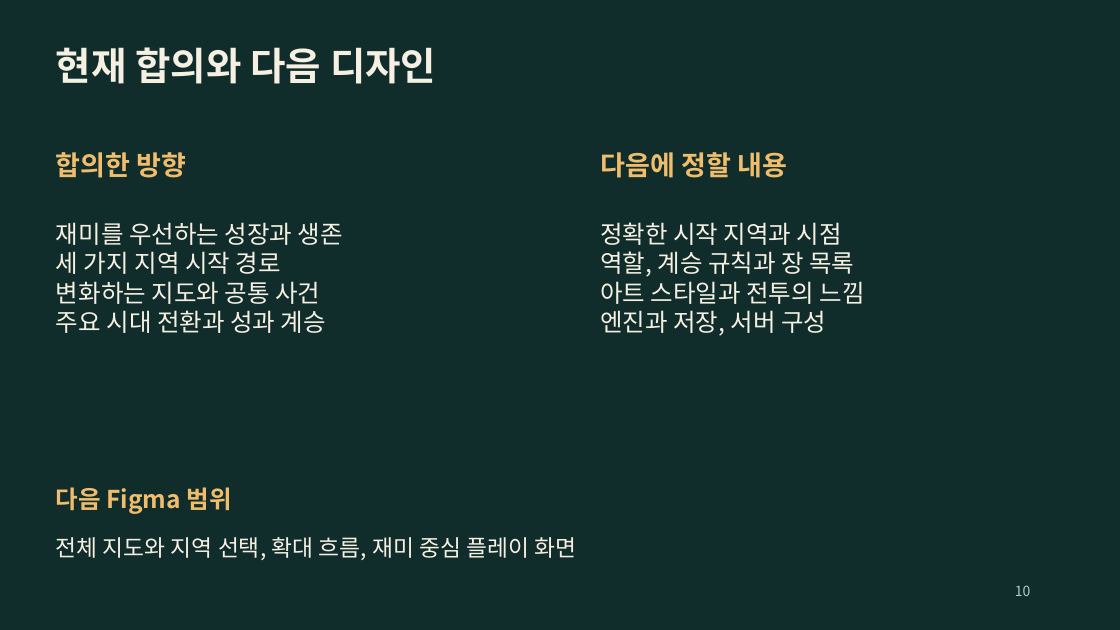
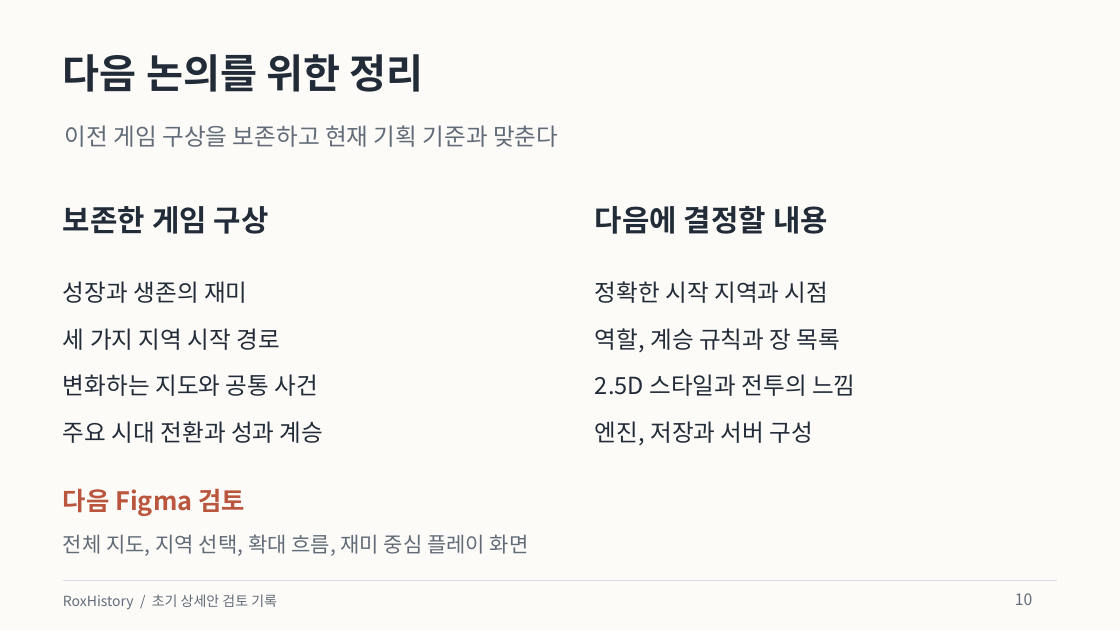
Before and after one commit to byungho-cho/roxhistory, a slide deck: slide 10 of presentations/RoxHistory_Overview_v0.1.pptx. Drawn at 1120x630 pixels with LibreOffice and Linux fonts; fonts in the diff are those of the drawing. Boxes give left, top, right and bottom in pixels: in the first picture for what was removed or moved away, otherwise in the second. Text is boxed around its words. In the diff, an @@ line names an element or a change of style, - is before the commit and + after.

Commit message:
design: refresh presentations with a light editorial style and concise copy

```diff
--- a/presentations/RoxHistory_Overview_v0.1.pptx
+++ b/presentations/RoxHistory_Overview_v0.1.pptx
@@ background #112D2B to #FCFBF8 @@
@@ text at bbox=[63, 54, 423, 92]: text changed; size 33 to 34.5 pt; text colour #F6F0E3 to #222B38 @@
-현재 합의와 다음 디자인
+다음 논의를 위한 정리
@@ text added at bbox=[65, 125, 558, 147], 20.2 pt, text #626C79 @@
+이전 게임 구상을 보존하고 현재 기획 기준과 맞춘다
@@ text removed at bbox=[56, 152, 187, 178] @@
-합의한 방향
@@ text added at bbox=[63, 206, 269, 234], 25.5 pt, text #222B38, bold @@
+보존한 게임 구상
@@ text at bbox=[595, 206, 828, 234]: text changed; size 23.2 to 25.5 pt; text colour #F0BD6C to #222B38 @@
-다음에 정할 내용
+다음에 결정할 내용
@@ text at bbox=[56, 222, 343, 245]: paragraph removed @@
-재미를 우선하는 성장과 생존
@@ text at bbox=[600, 251, 864, 336]: paragraphs removed @@
-역할, 계승 규칙과 장 목록
-아트 스타일과 전투의 느낌
-엔진과 저장, 서버 구성
@@ text at bbox=[56, 281, 326, 333]: paragraphs removed @@
-변화하는 지도와 공통 사건
-주요 시대 전환과 성과 계승
@@ text added at bbox=[63, 281, 247, 303], 20.2 pt, text #222B38 @@
+성장과 생존의 재미
@@ text "정확한 시작 지역과 시점": place and size @@
-text "정확한 시작 지역과 시점" at bbox=[600, 222, 864, 336]
+text "정확한 시작 지역과 시점" at bbox=[595, 281, 828, 303]
@@ text "정확한 시작 지역과 시점" at bbox=[595, 281, 828, 303]: size 21 to 20.2 pt, text colour #F6F0E3 to #222B38 @@
@@ text "세 가지 지역 시작 경로" at bbox=[63, 328, 279, 350]: size 21 to 20.2 pt, text colour #F6F0E3 to #222B38 @@
@@ text "세 가지 지역 시작 경로": place and size @@
-text "세 가지 지역 시작 경로" at bbox=[56, 222, 343, 333]
+text "세 가지 지역 시작 경로" at bbox=[63, 328, 279, 350]
@@ text added at bbox=[595, 328, 840, 352], 20.2 pt, text #222B38 @@
+역할, 계승 규칙과 장 목록
@@ text added at bbox=[63, 374, 318, 396], 20.2 pt, text #222B38 @@
+변화하는 지도와 공통 사건
@@ text added at bbox=[595, 374, 855, 396], 20.2 pt, text #222B38 @@
+2.5D 스타일과 전투의 느낌
@@ text added at bbox=[63, 421, 323, 443], 20.2 pt, text #222B38 @@
+주요 시대 전환과 성과 계승
@@ text added at bbox=[595, 421, 813, 445], 20.2 pt, text #222B38 @@
+엔진, 저장과 서버 구성
@@ text at bbox=[63, 488, 245, 516]: text changed; size 21 to 21.8 pt; text colour #F0BD6C to #BA563E @@
-다음 Figma 범위
+다음 Figma 검토
@@ text at bbox=[63, 534, 529, 556]: text changed; size 19.5 to 18 pt; text colour #F6F0E3 to #626C79 @@
-전체 지도와 지역 선택, 확대 흐름, 재미 중심 플레이 화면
+전체 지도, 지역 선택, 확대 흐름, 재미 중심 플레이 화면
@@ rectangle added at bbox=[63, 581, 1057, 581], fill #D9DCE1 @@
@@ text added at bbox=[63, 594, 277, 609], 12 pt, text #626C79 @@
+RoxHistory / 초기 상세안 검토 기록
@@ text "10": place and size @@
-text "10" at bbox=[1015, 585, 1031, 596]
+text "10" at bbox=[1015, 593, 1032, 605]
@@ text "10" at bbox=[1015, 593, 1032, 605]: size 12 to 13.5 pt, text colour #B9C9BF to #626C79 @@
```
Also in this commit, not shown: 7 other slides changed, 2 slides added, 2 slides removed, 8 other files.
